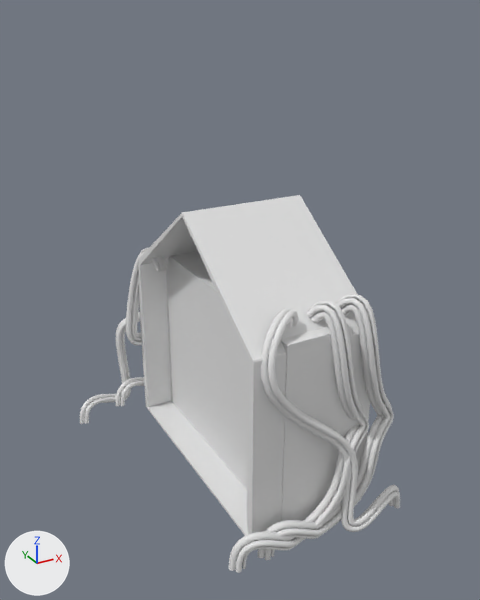
Two versions of the FBX model Assets/Projeto_FInal/Environment/Buildings/Building_Medium_1x2_D.fbx, one commit apart.
One viewpoint serves both versions: a 50 mm lens placed at (-9.08, -18.75, 13.63), pointed at (-0.33, -2.84, 5.67). The axes (+X, +Y, +Z) are drawn at lower left. The lights are the same throughout. The first picture is the older version. Where no turn or scale is listed for an object, it has been applied to the vertices.

Objects in the first picture: 'Building_Medium_1x2_A', 'BézierCurve.222', 'BézierCurve.223', 'BézierCurve.224', 'BézierCurve.225', 'BézierCurve.226', 'BézierCurve.227', 'Cube.071'.
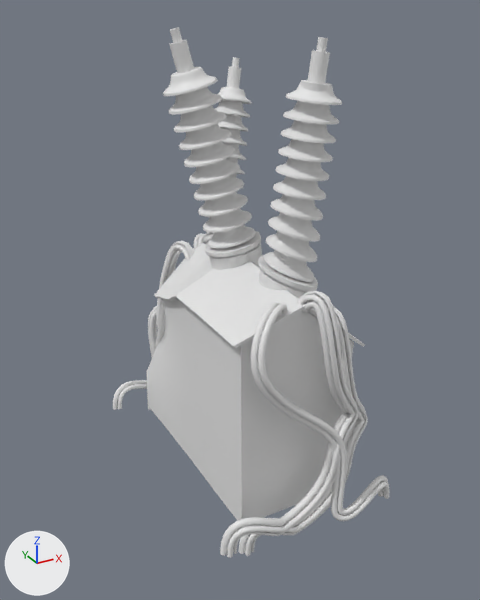
Boxes (x1, y1, x2, y2) around the edits, measured in the pictures (480 x 600 px):
'Cube.072', added: after (147, 27, 365, 521)
'Building_Medium_1x2_A', deleted: before (137, 195, 377, 535)
'Cube.071', deleted: before (166, 252, 353, 521)
'BézierCurve.239', added: after (220, 291, 358, 558)
'BézierCurve.227', deleted: before (229, 301, 369, 573)
'BézierCurve.223', deleted: before (258, 294, 394, 560)
'BézierCurve.222', deleted: before (261, 309, 400, 532)
'BézierCurve.234', added: after (250, 302, 390, 521)
'BézierCurve.235', added: after (239, 307, 368, 556)
'BézierCurve.225', deleted: before (126, 248, 168, 345)
'BézierCurve.226', deleted: before (80, 258, 169, 424)
'BézierCurve.224', reshaped, moved: before (116, 377, 145, 406); after (113, 233, 208, 410)
'BézierCurve.237', added: after (156, 241, 195, 329)

What changed in the scene script:
```text
Add mat_material_001:
    mat_material_001 = principled_material('Material.001')
    mat_material_001.base_color = (0.0215, 0.0215, 0.0215)  # black #282828
Change me_béziercurve_137:
    used by ob_béziercurve_224; location = (0.0, 0.0, 0.0)
    remove me_béziercurve_137.from_pydata(...)  # 2352 vertices, 2304 faces; spans x -3.07..1.31, y 0.68..2.25, z 0.37..6.65
    add me_béziercurve_137.from_pydata(...)  # 2352 vertices, 2304 faces; spans x -3.17..1.22, y 0.76..2.32, z 0.22..6.5
    me_béziercurve_137 part 1: 2352 of 2352 vertices moved; they spanned x -3.07..1.31, y 0.68..2.25, z 0.37..6.65 and now span x -3.17..1.22, y 0.76..2.32, z 0.22..6.5; mean shift (-0.1, 0.07, -0.15)
Add me_béziercurve_138_1:
    me_béziercurve_138_1.from_pydata(...)  # 4704 vertices, 4608 faces; spans x -1.27..2.81, y 0.43..2.21, z -0.01..6.33
Add me_béziercurve_140_1:
    me_béziercurve_140_1.from_pydata(...)  # 4704 vertices, 4608 faces; spans x -2.83..1.93, y -6.78..-5.09, z -0.09..6.86
Add me_béziercurve_136_1:
    me_béziercurve_136_1.from_pydata(...)  # 4704 vertices, 4608 faces; spans x -1.93..2.83, y -6.19..-4.5, z -0.95..5.99
Add me_béziercurve_135_1:
    me_béziercurve_135_1.from_pydata(...)  # 2352 vertices, 2304 faces; spans x -1.75..3.08, y -6.9..-5.1, z -0.32..6.66
Add me_cube_105:
    me_cube_105.from_pydata(...)  # 38789 vertices, 44812 faces; spans x -2.11..2.5, y -5.71..1.69, z -0.06..13.17
    # faces by material slot: [44784, 28]
    me_cube_105.materials.append(mat_td_checker_005)  # white #e7e7e7
    me_cube_105.materials.append(mat_material_001)  # black #282828
Remove ob_béziercurve_227:
    ob_béziercurve_227 = bpy.data.objects.new('BézierCurve.227', me_béziercurve_140)
    ob_béziercurve_227.location = (0.0, 0.0, 0.0)
Remove ob_béziercurve_223:
    ob_béziercurve_223 = bpy.data.objects.new('BézierCurve.223', me_béziercurve_136)
    ob_béziercurve_223.location = (0.0, 0.0, 0.0)
Remove ob_building_medium_1x2_a:
    ob_building_medium_1x2_a = bpy.data.objects.new('Building_Medium_1x2_A', me_plane_149)
    ob_building_medium_1x2_a.location = (0.0, 0.0, 0.0)
Remove ob_cube_071:
    ob_cube_071 = bpy.data.objects.new('Cube.071', me_cube_072)
    ob_cube_071.location = (0.0, 0.0, 0.0)
Remove ob_béziercurve_225:
    ob_béziercurve_225 = bpy.data.objects.new('BézierCurve.225', me_béziercurve_138)
    ob_béziercurve_225.location = (0.0, 0.0, 0.0)
Remove ob_béziercurve_222:
    ob_béziercurve_222 = bpy.data.objects.new('BézierCurve.222', me_béziercurve_135)
    ob_béziercurve_222.location = (0.0, 0.0, 0.0)
Remove ob_béziercurve_226:
    ob_béziercurve_226 = bpy.data.objects.new('BézierCurve.226', me_béziercurve_139)
    ob_béziercurve_226.location = (0.0, 0.0, 0.0)
Add ob_béziercurve_237:
    ob_béziercurve_237 = bpy.data.objects.new('BézierCurve.237', me_béziercurve_138_1)
    ob_béziercurve_237.location = (0.0, 0.0, 0.0)
Add ob_béziercurve_239:
    ob_béziercurve_239 = bpy.data.objects.new('BézierCurve.239', me_béziercurve_140_1)
    ob_béziercurve_239.location = (0.0, 0.0, 0.0)
Add ob_béziercurve_235:
    ob_béziercurve_235 = bpy.data.objects.new('BézierCurve.235', me_béziercurve_136_1)
    ob_béziercurve_235.location = (0.0, 0.0, 0.0)
Add ob_béziercurve_234:
    ob_béziercurve_234 = bpy.data.objects.new('BézierCurve.234', me_béziercurve_135_1)
    ob_béziercurve_234.location = (0.0, 0.0, 0.0)
Add ob_cube_072:
    ob_cube_072 = bpy.data.objects.new('Cube.072', me_cube_105)
    ob_cube_072.location = (0.0, 0.0, 0.0)
```
